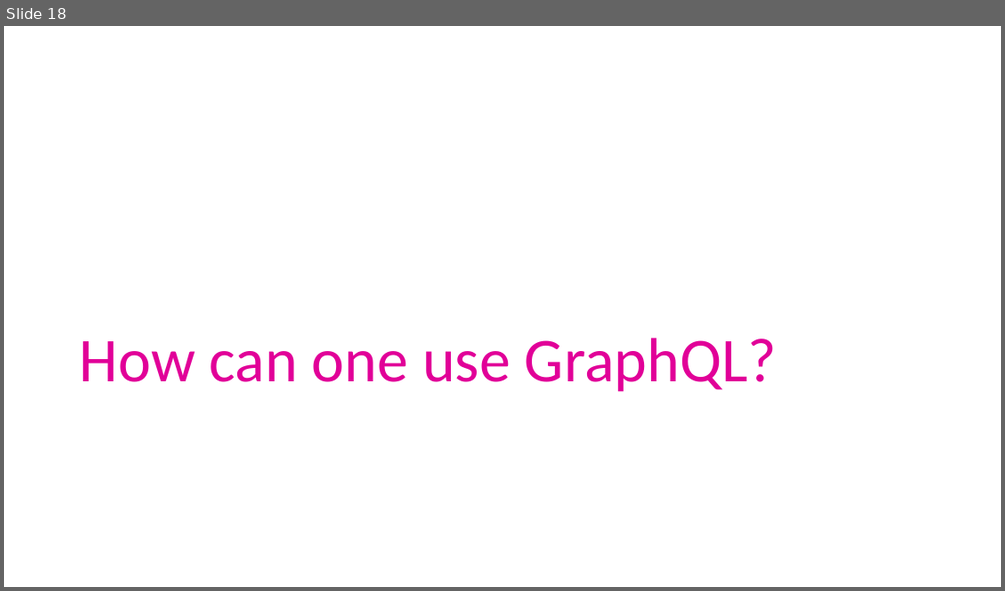
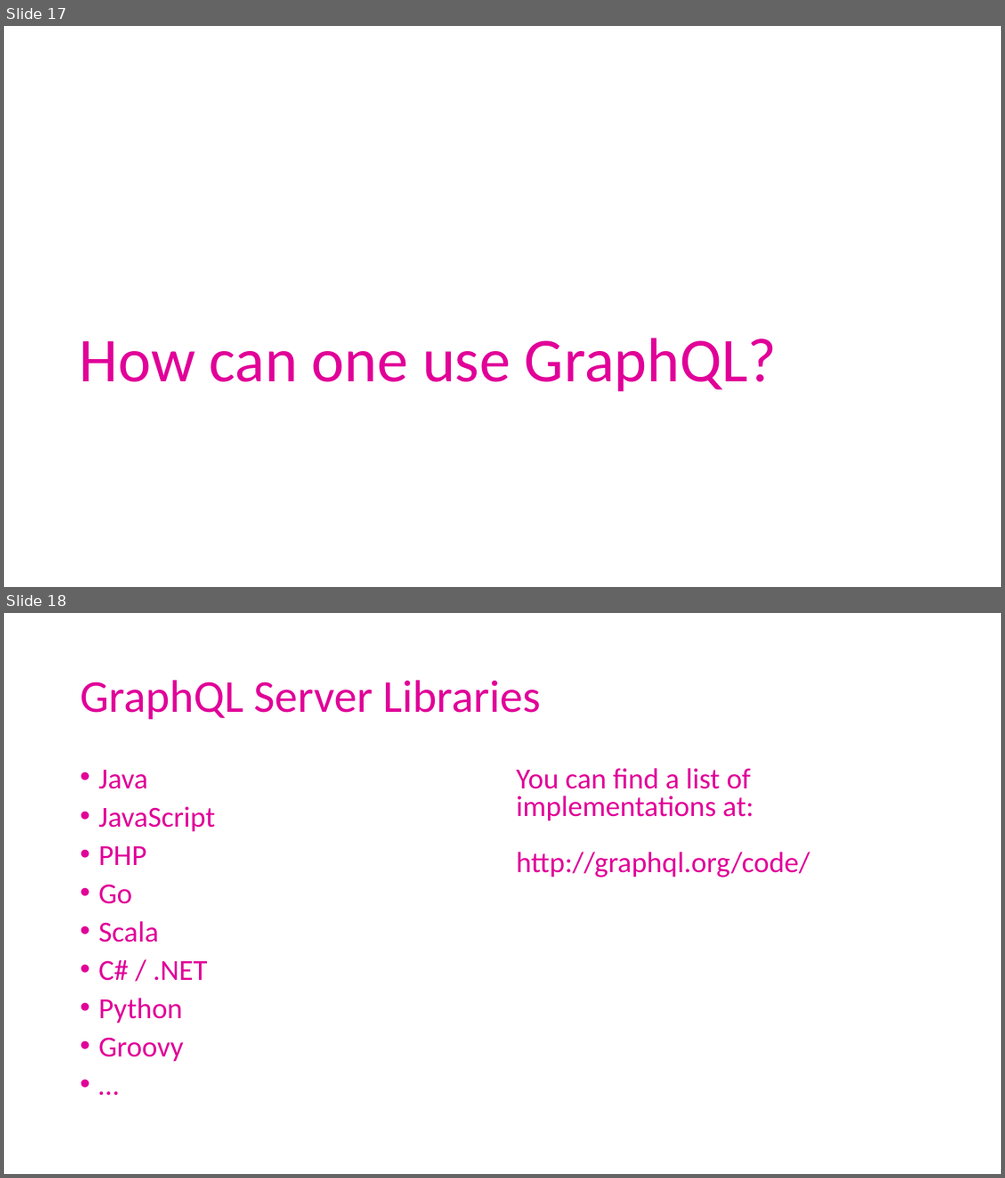
Before and after one commit to ArneSchulze/GraphQL, a slide deck: slides.pptx. Shown one above the other, each under a label of ours: slide 18 before the commit, slides 17 and 18 after it. The pictures are 1005x591 and 1005x1178 pixels, drawn with LibreOffice and Linux fonts; fonts in the diff are those of the drawing. Boxes give left, top, right and bottom in pixels: in the first picture for what was removed or moved away, otherwise in the second. Text is boxed around its words. In the diff, an @@ line names an element or a change of style, - is before the commit and + after.

```diff
--- a/slides.pptx
+++ b/slides.pptx
@@ slide 18 added at bbox=[4, 613, 1001, 1174], background #FFFFFF @@
@@ title added at bbox=[80, 680, 541, 720], 44 pt, text #E10098 @@
+GraphQL Server Libraries
@@ text added at bbox=[98, 770, 215, 1062], 28 pt, text #E10098 @@
+• Java
+• JavaScript
+• PHP
+• Go
+• Scala
+• C# / .NET
+• Python
+• Groovy
+• …
@@ text added at bbox=[516, 768, 809, 877], 28 pt, text #E10098 @@
+You can find a list of implementations at:
+http://graphql.org/code/
@@ what was slide 18 is now slide 17 @@
```
Also in this commit, not shown: 2 slides changed, 5 other slides added, 2 slides removed, 1 other file.
